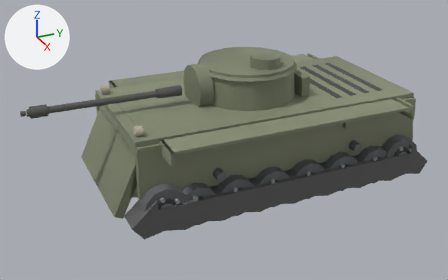
An edit to the glTF model client/assets/models/kv1.glb, drawn before and after from the same camera.
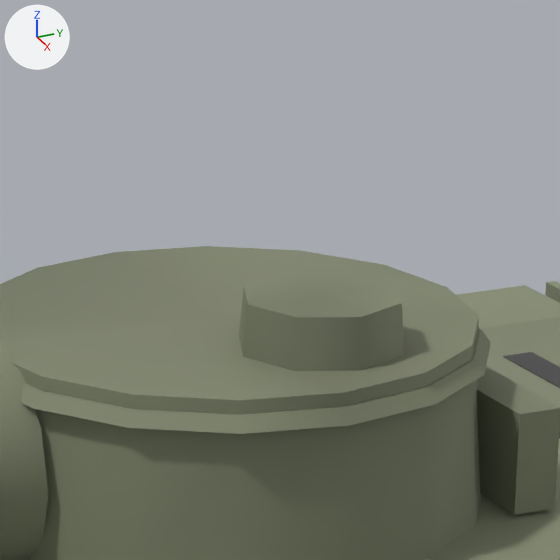
The first picture shows the older version from a 50 mm camera at (12.17, -6.24, 7.02) aimed at (0.24, -0.87, 1.05). The close-ups show the older and then the newer version on the part from 46% to 69% of the width and 0% to 38% of the height of that picture. Only the edits that show in the close-ups are written down. The axes (+X, +Y, +Z) are drawn at upper left. The lights are the same throughout. Where no turn or scale is listed for an object, it has been applied to the vertices. Vertices at exactly the same position are counted once.

Names of what the first close-up shows: 'hullSide', 'hullTop', 'mantlet', 'turretFront', 'turretRear', 'turretRoof', 'turretSide'.
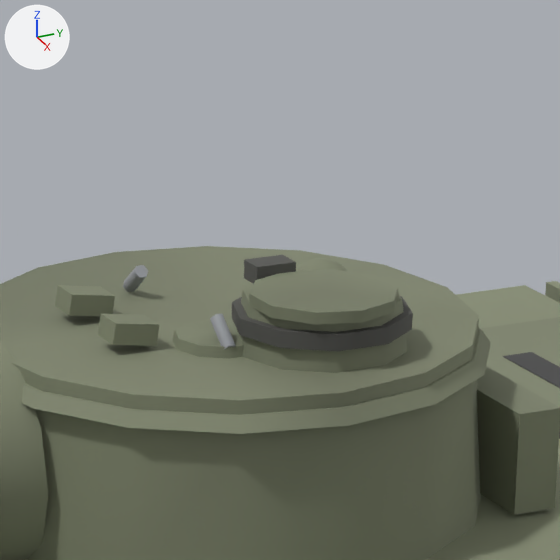
What changed in the scene script:
```text
Change me_mesh_25:
    used by ob_turretroof; location = (0.0, -0.2, 1.955)
    remove me_mesh_25.from_pydata(...)  # 54 vertices, 96 faces; spans x -1.09..1.09, y -1.09..1.09, z 0.76..1.08
    add me_mesh_25.from_pydata(...)  # 218 vertices, 380 faces; spans x -1.09..1.09, y -1.09..1.09, z 0.0..1.16
    me_mesh_25 part 1: a new loose piece, a 10-sided cylinder along z spanning x 0.161..0.874, y -0.175..0.575, z 0.955..1.025, in mat_turretroof_mat
    me_mesh_25 part 2: a new loose piece, a 10-sided cylinder along z spanning x 0.278..0.897, y -0.128..0.468, z 1.07..1.12, in mat_turretroof_mat
    me_mesh_25 part 3: a new loose piece, a box spanning x 0.177..0.297, y 0.01..0.19, z 1.08..1.16, in mat_turretroof_mat
    me_mesh_25 part 4: a new loose piece, a 10-sided cut cone along z (radius 0.21 at the low end, 0.2 at the high end) spanning x 0.117..0.516, y -0.365..0.055, z 0.855..0.905, in mat_turretroof_mat
    me_mesh_25 part 5: a new loose piece of 14 vertices spanning x -0.51..-0.35, y -0.24..-0.17, z 0.87..1.01, in mat_turretroof_mat
    me_mesh_25 part 6: a new loose piece of 14 vertices spanning x 0.35..0.51, y -0.24..-0.17, z 0.87..1.01, in mat_turretroof_mat
    me_mesh_25 part 7: 14 vertices moved from x 0.16..0.88, y -0.05..0.56, z 0.82..1.08 to x 0.2..0.86, y -0.16..0.56, z 0.86..1.08; 3 vertices removed from x 0.52, y -0.16..0.2, z 0.82..1.08; 23 vertices added at x -0.3..0.52, y -0.64..0.31, z 0.86..1.08
    other edits to the shape of me_mesh_25 do not show in these pictures
```

Location of each change, [x1, y1, x2, y2] in pixels of the close-ups (560 x 560 px):
part 1 of me_mesh_25, added
    after: [232, 296, 413, 351]
part 2 of me_mesh_25, added
    after: [249, 269, 398, 325]
part 3 of me_mesh_25, added
    after: [244, 255, 296, 284]
part 4 of me_mesh_25, added
    after: [173, 319, 244, 359]
part 5 of me_mesh_25, added
    after: [123, 265, 148, 292]
part 6 of me_mesh_25, added
    after: [210, 313, 236, 349]
part 7 of me_mesh_25, built on
    before: [239, 272, 402, 371]
    after: [55, 284, 402, 369]
